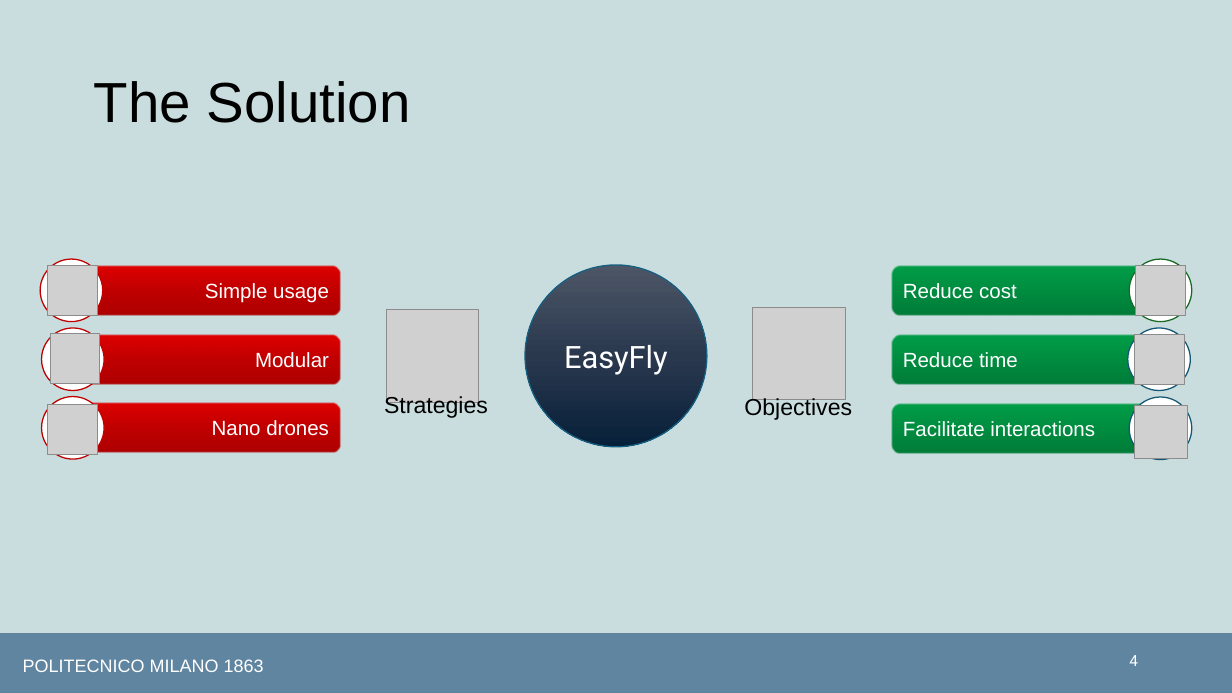
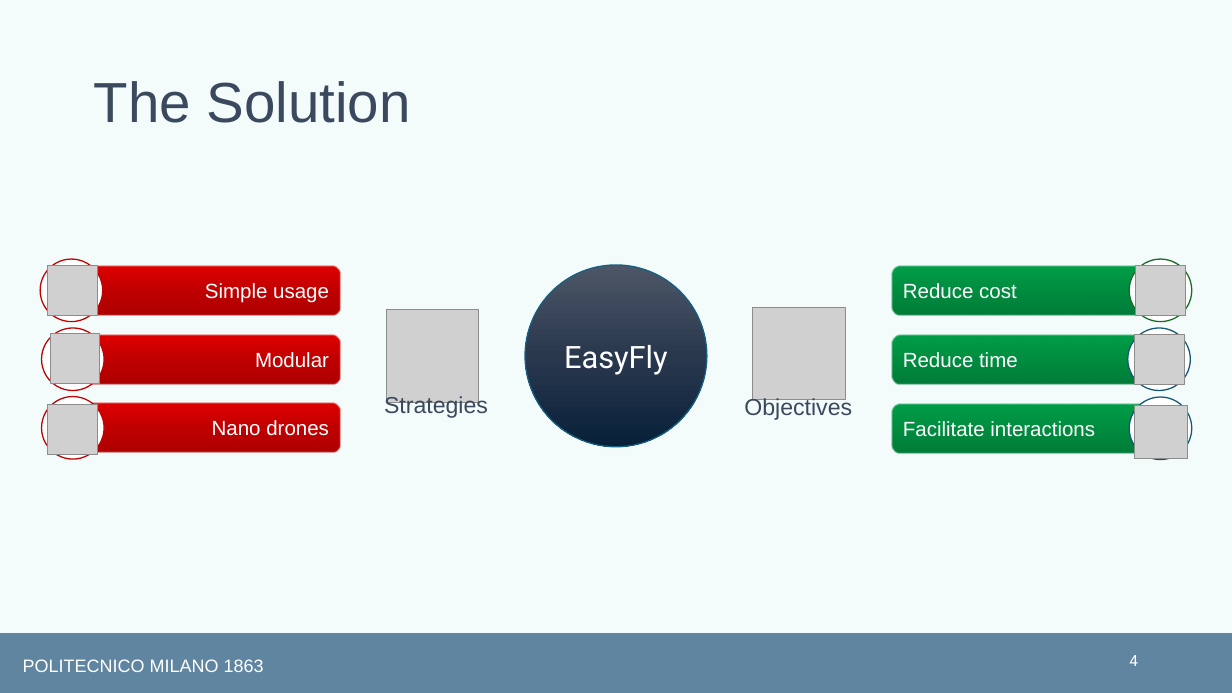
Before and after one commit to matplona/crazyflie-lib-python, a slide deck: slide 4 of Thesis/Presentation/thesis_presentation.pptx. Drawn at 1232x693 pixels with LibreOffice and Linux fonts; fonts in the diff are those of the drawing; grey boxes stand for pictures. Boxes give left, top, right and bottom in pixels: in the first picture for what was removed or moved away, otherwise in the second. Text is boxed around its words. In the diff, an @@ line names an element or a change of style, - is before the commit and + after.

```diff
--- a/Thesis/Presentation/thesis_presentation.pptx
+++ b/Thesis/Presentation/thesis_presentation.pptx
@@ background #C9DDDE to #F3FBFB @@
@@ text colour #000000 to #3A495E in 3 elements at [94, 81, 411, 123], [384, 394, 488, 418], [744, 397, 852, 420] @@
```
Also in this commit, not shown: 10 other slides changed, 6 slides added, 3 slides removed, 7 other files.
